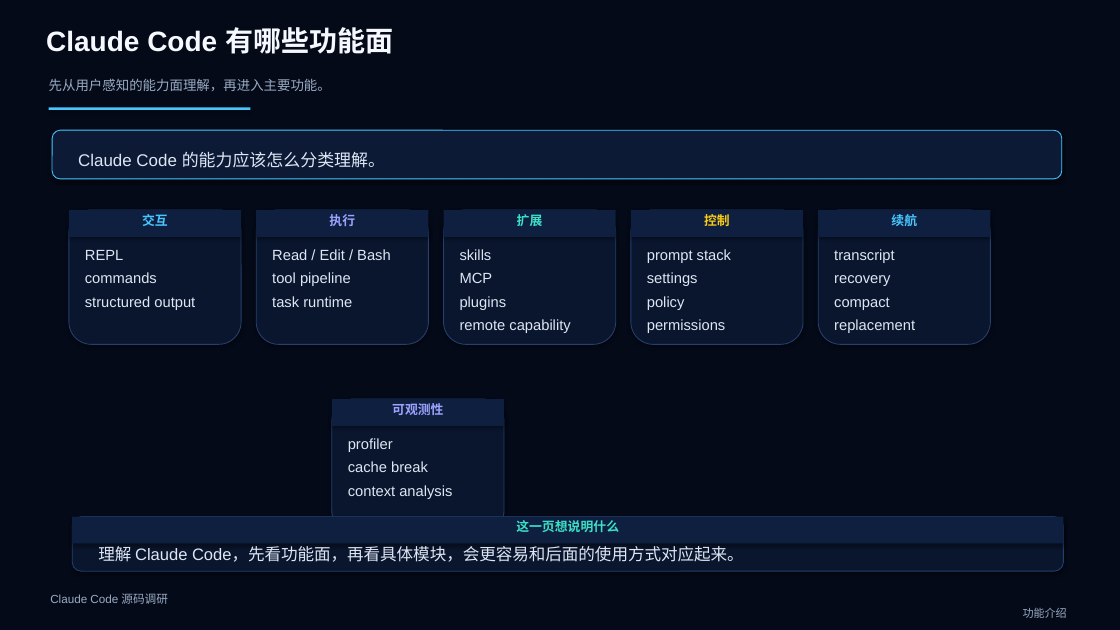
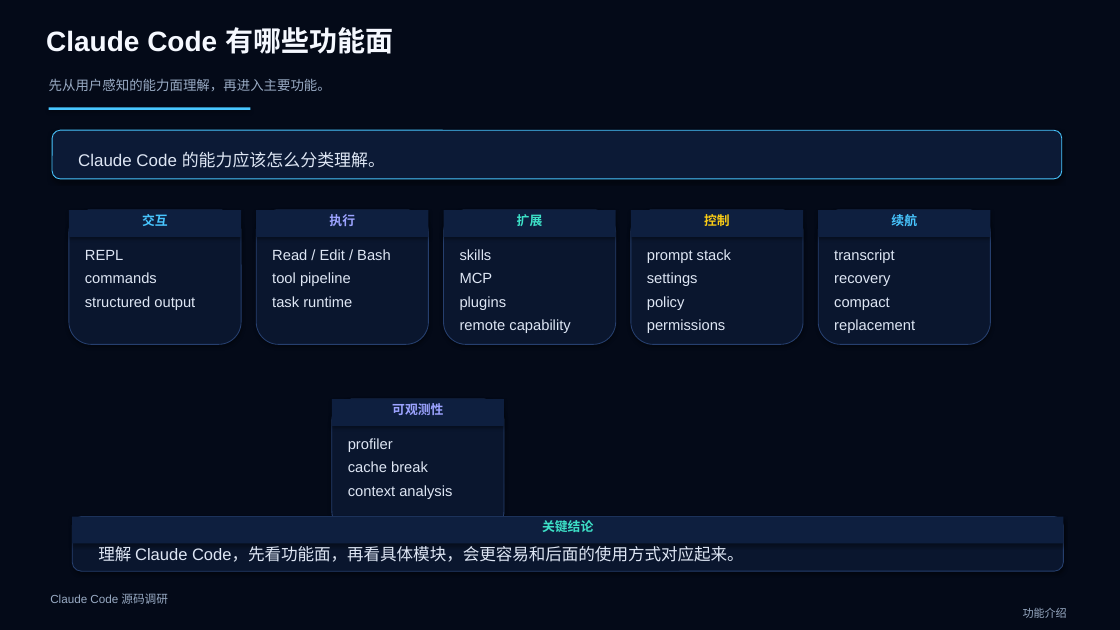
Before and after one commit to boboliu-1010/ccode, a slide deck: slide 17 of docs/zh/10-Claude Code 源码调研.pptx. Drawn at 1120x630 pixels with LibreOffice and Linux fonts; fonts in the diff are those of the drawing. Boxes give left, top, right and bottom in pixels: in the first picture for what was removed or moved away, otherwise in the second. Text is boxed around its words. In the diff, an @@ line names an element or a change of style, - is before the commit and + after.

Commit message:
Polish research presentation wording

```diff
--- a/docs/zh/10-Claude Code 源码调研.pptx
+++ b/docs/zh/10-Claude Code 源码调研.pptx
@@ text in rectangle at box(542, 520, 593, 532): text changed @@
-这一页想说明什么
+关键结论
```
Also in this commit, not shown: 53 other slides changed, 1 other file.
